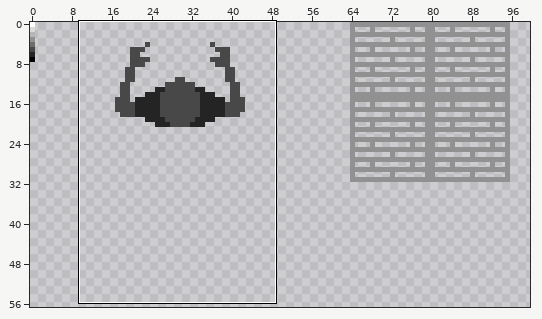
Pixel-art file, stored at workbench/sprites.aseprite. Above: a wide view before the commit, with the close-up outlined.
Close-up. Earlier state:
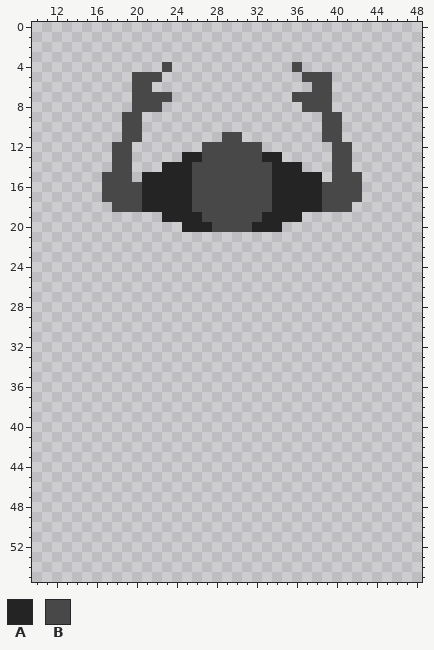
512x512 pixels, 1 frame. Shown: x 10..48, y 0..55. The wide view leaves out empty margins.
Palette (. is transparent): A #242424  B #484848
Pixels before, first column x 17:
 4 ......B............B......
 5 ...BBB..............BBB...
 6 ...BB................BB...
 7 ...BBBB............BBBB...
 8 ...BBB..............BBB...
 9 ..BB..................BB..
10 ..BB..................BB..
11 ..BB........BB........BB..
12 .BB.......BBBBBB.......BB.
13 .BB.....AABBBBBBAA.....BB.
14 .BB...AAABBBBBBBBAAA...BB.
15 BBB.AAAAABBBBBBBBAAAAA.BBB
16 BBBBAAAAABBBBBBBBAAAAABBBB
17 BBBBAAAAABBBBBBBBAAAAABBBB
18 .BBBAAAAABBBBBBBBAAAAABBB.
19 ......AAAABBBBBBAAAA......
20 ........AAABBBBAAA........
The same view after the edit:
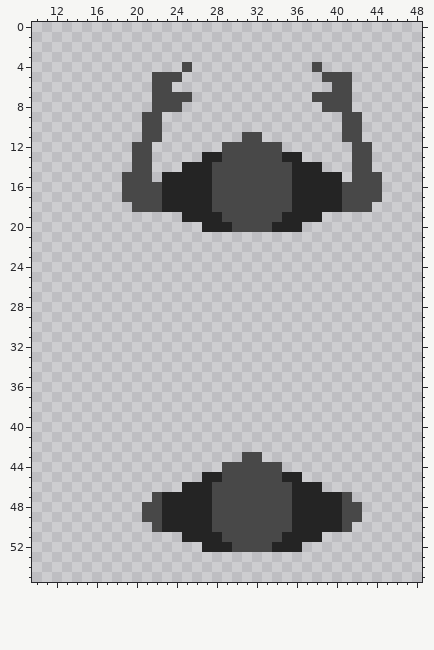
Edits made:
Layer "Layer 1":
y 4: x 23 B -> .; x 25 . -> B; x 36 B -> .; x 38 . -> B
y 5: x 20..21 BB -> ..; x 23..24 .. -> BB; x 37..38 BB -> ..; x 40..41 .. -> BB
y 6: x 20..23 BB.. -> ..BB; x 38..41 BB.. -> ..BB
y 7: x 20..21 BB -> ..; x 24..25 .. -> BB; x 36..37 BB -> ..; x 40..41 .. -> BB
y 8: x 20..21 BB -> ..; x 23..24 .. -> BB; x 37..38 BB -> ..; x 40..41 .. -> BB
y 9..10: x 19..22 BB.. -> ..BB; x 39..42 BB.. -> ..BB
y 11: x 19..22 BB.. -> ..BB; x 29..32 BB.. -> ..BB; x 39..42 BB.. -> ..BB
y 12: x 18..21 BB.. -> ..BB; x 27..28 BB -> ..; x 33..34 .. -> BB; x 40..43 BB.. -> ..BB
y 13: x 18..21 BB.. -> ..BB; x 25..28 AABB -> ..AA; x 33..36 AA.. -> BBAA; x 40..43 BB.. -> ..BB
y 14: x 18..21 BB.. -> ..BB; x 23..24 AA -> ..; x 26..27 BB -> AA; x 34..35 AA -> BB; x 37..38 .. -> AA; x 40..43 BB.. -> ..BB
y 15: x 17..18 BB -> ..; x 20..22 .AA -> BB.; x 26..27 BB -> AA; x 34..35 AA -> BB; x 39..41 .BB -> AA.; x 43..44 .. -> BB
y 16..17: x 17..18 BB -> ..; x 21..22 AA -> BB; x 26..27 BB -> AA; x 34..35 AA -> BB; x 39..40 BB -> AA; x 43..44 .. -> BB
y 18: x 18..19 BB -> ..; x 21..22 AA -> BB; x 26..27 BB -> AA; x 34..35 AA -> BB; x 39..40 BB -> AA; x 42..43 .. -> BB
y 19: x 23..24 AA -> ..; x 27..28 BB -> AA; x 33..34 AA -> BB; x 37..38 .. -> AA
y 20: x 25..26 AA -> ..; x 28..29 BB -> AA; x 32..33 AA -> BB; x 35..36 .. -> AA
y 43: x 31..32 .. -> BB
y 44: x 29..34 ...... -> BBBBBB
y 45: x 27..36 .......... -> AABBBBBBAA
y 46: x 25..38 .............. -> AAABBBBBBBBAAA
y 47: x 22..41 .................... -> BAAAAABBBBBBBBAAAAAB
y 48..49: x 21..42 ...................... -> BBAAAAABBBBBBBBAAAAABB
y 50: x 22..41 .................... -> BAAAAABBBBBBBBAAAAAB
y 51: x 25..38 .............. -> AAAABBBBBBAAAA
y 52: x 27..36 .......... -> AAABBBBAAA
Where, in picture pixels (left, top, right, bottom), the same in both close-ups:
changed: (102, 62, 382, 232)
added: (142, 452, 362, 552)
